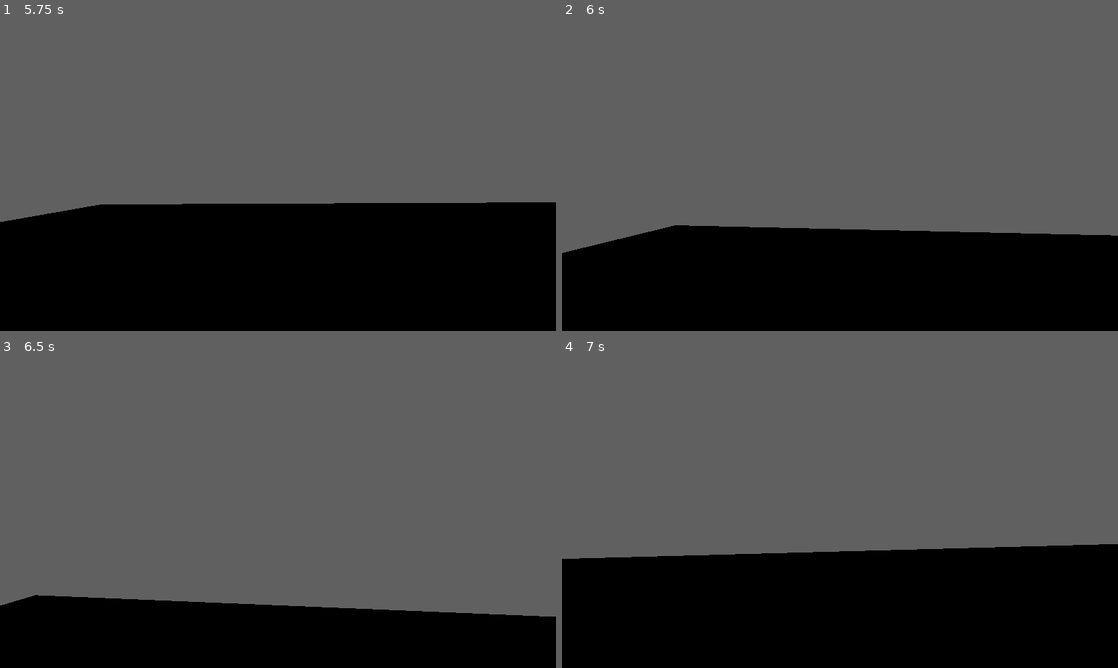
Above: before the commit, frames 1-4 (two rows, left to right).
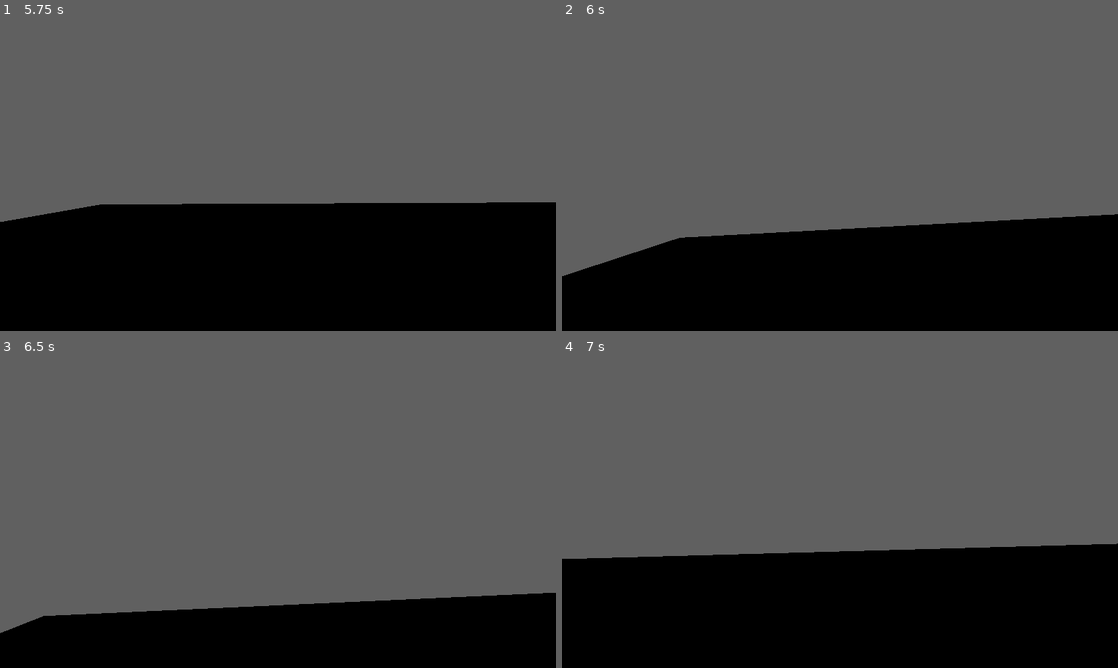
Above: after the commit, the same moments.

Repository: acnbhop/kengd
Game: Godot game, scene res://Levels/TestLevel.tscn
Two runs of this game, one before a commit and one after it. Both use one fixed random seed, a clock stepped at 60 frames per second and the inputs below. The project has no main scene, so this scene is started directly.
Inputs (mouse positions are in pixels of both pictures, inside the frame that each line leads up to):
- Up to frame 1 (5.75 s): tap Enter at 0.5 s; move the mouse to (305, 174) at 0.52 s; hold Ctrl (Duck) 0.53-1.28 s; hold W (MoveForward) from 0.53 s (still down); tap Space (Jump) at 0.77, 1.52, 3.02, 3.77, 4.52 s; move the mouse to (250, 174) at 1.27 s; tap Ctrl (Duck) at 1.35, 2.85, 4.35 s; move the mouse to (289, 168) at 2.02 s; hold Ctrl (Duck) 2.03-2.78 s; move the mouse to (272, 180) at 2.77 s; move the mouse to (316, 177) at 3.52 s; hold Ctrl (Duck) 3.53-4.28 s; move the mouse to (233, 171) at 4.27 s; move the mouse to (283, 174) at 5.02 s; hold Ctrl (Duck) from 5.03 s (still down)
- Up to frame 2 (6 s): move the mouse to (817, 168) at 5.77 s; release W (MoveForward) at 5.78 s; release Ctrl (Duck) at 5.78 s; hold D (StrafeRight) from 5.78 s (still down); tap Ctrl (Duck) at 5.85 s
- Up to frame 3 (6.5 s): keep holding D (StrafeRight); tap Space (Jump) at 6.02 s
- Up to frame 4 (7 s): move the mouse to (867, 511) at 6.52 s; release D (StrafeRight) at 6.53 s; hold W (MoveForward) from 6.53 s (still down); hold Ctrl (Duck) from 6.53 s (still down); tap Space (Jump) at 6.77 s

Frame 1 is identical in both runs. In frame 2, 3.5% of the frame differs, in the area x 0-100%, y 62-83%; in frame 3, 3.9%, in the area x 0-100%, y 76-89%; in frame 4, less than 0.1%.

Commit message:
Camera roll maybe work?

Diff:
--- a/Code/Character.gd
+++ b/Code/Character.gd
@@ -123,6 +123,12 @@
 	## MovementDirection - 3D vector representing movement direction.
 	var MovementDirection: Vector3 = (transform.basis * Vector3(InputDirection.x, 0, InputDirection.y)).normalized()
 
+	# Handle the camera roll.
+
+	## TargetRoll - Target roll angle based on strafing input.
+	var TargetRoll: float = -InputDirection.x * deg_to_rad(CameraRollAmount)
+	CameraNode.rotation.z = lerp(CameraNode.rotation.z, TargetRoll, delta * CameraRollSpeed)
+
 	# Handle horizontal movement
 	if MovementDirection:
 		CurrentVelocity.x = MovementDirection.x * CurrentSpeed
